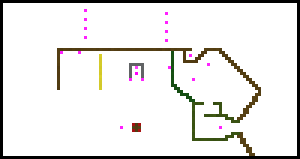
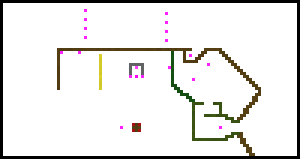
Two versions of the same layered image (300px x 159px). Layer-by-layer changes:
painted on "Specials" over [left=129, top=72, right=144, bottom=81]
painted on "level.png" over [left=129, top=75, right=144, bottom=78]
